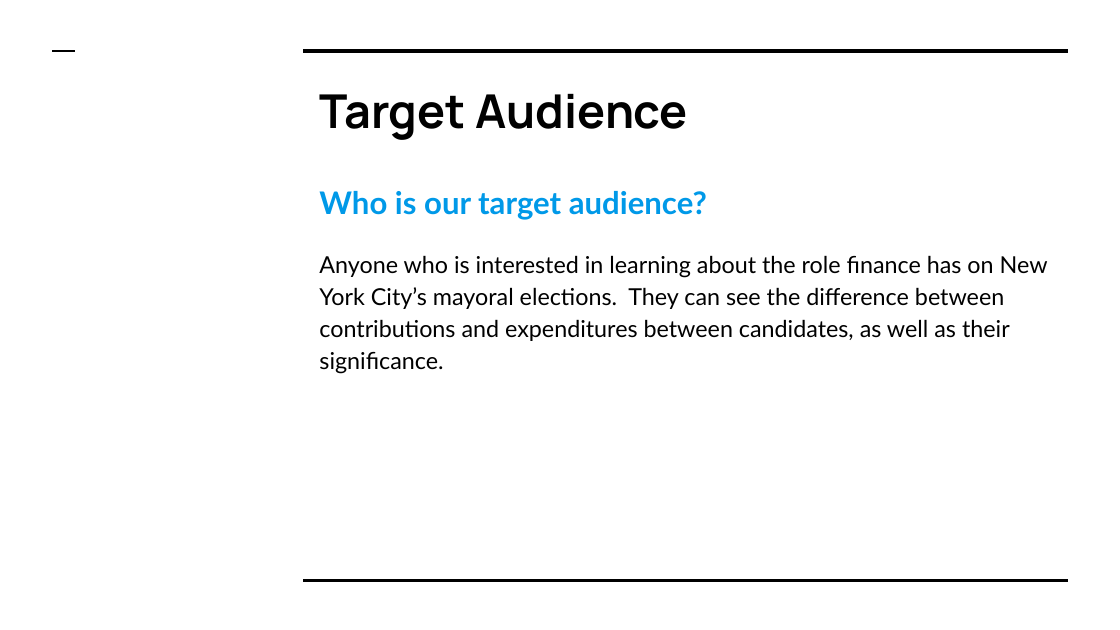
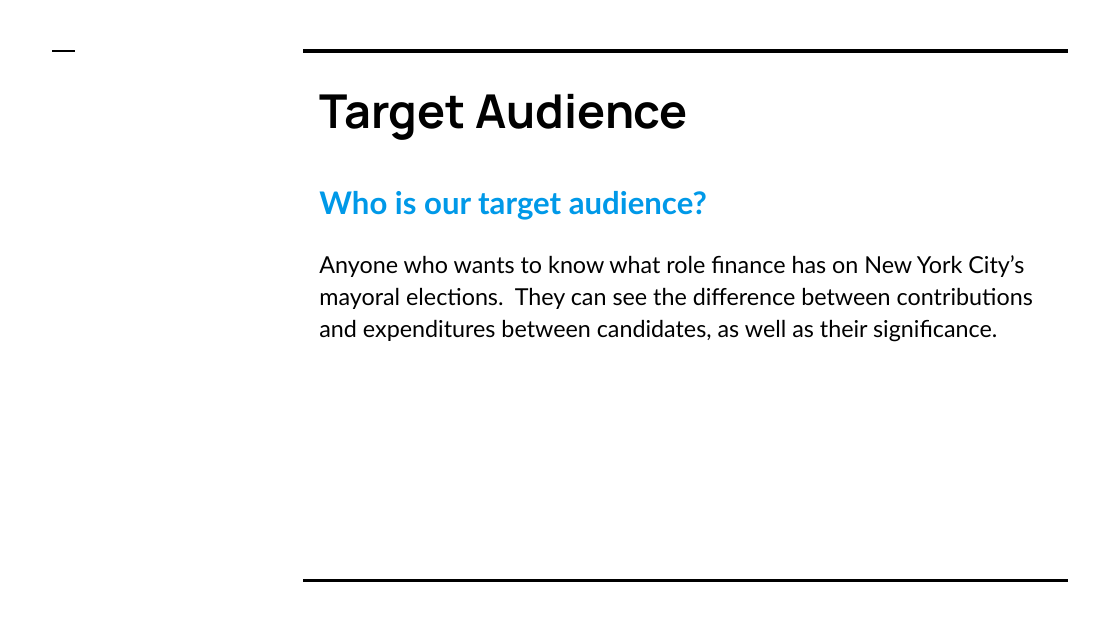
Before and after one commit to ssheggrud/Mod_20_Project, a slide deck: slide 3 of Presentation/Group5Presentation.pptx (slide 4 before the commit). Drawn at 1120x630 pixels with LibreOffice and Linux fonts; fonts in the diff are those of the drawing. Boxes give left, top, right and bottom in pixels: in the first picture for what was removed or moved away, otherwise in the second. Text is boxed around its words. In the diff, an @@ line names an element or a change of style, - is before the commit and + after.

```diff
--- a/Presentation/Group5Presentation.pptx
+++ b/Presentation/Group5Presentation.pptx
@@ text at (319, 255, 1033, 342): text changed @@
-Anyone who is interested in learning about the role finance has on New York City’s mayoral elections. They can see the difference between contributions and expenditures between candidates, as well as their significance.
+Anyone who wants to know what role finance has on New York City’s mayoral elections. They can see the difference between contributions and expenditures between candidates, as well as their significance.
```
Also in this commit, not shown: 14 other slides changed, 1 slide added.
